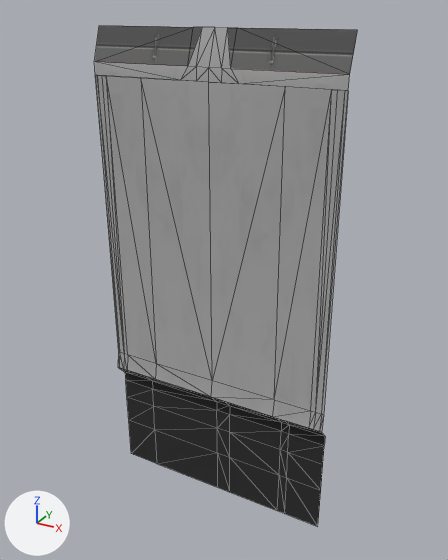
Renders of the glTF model public/assets/futurist/fut-painel-astra.gltf from each side of a commit.
Before and after are seen from a 50 mm lens placed at (1.13, -1.96, 2.06), pointed at (0.03, 0.04, 1.06). The axes (+X, +Y, +Z) are drawn at lower left. The lights are the same throughout. The first picture is the older version. Mesh edges are drawn as thin lines. Where no turn or scale is listed for an object, it has been applied to the vertices. Vertices at exactly the same position are counted once.

The first picture shows 'WallAstra_Straight_Flat'.
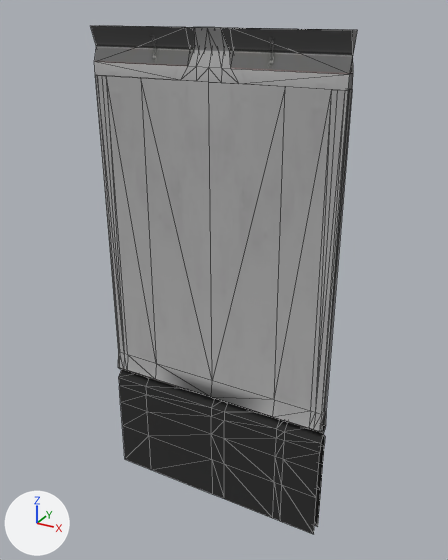
Where the newer file only moved an object's origin or applied its transform, the numbers keep the older frame.

Pixel boxes (x1, y1, x2, y2) of what changed, in the pictures (448 x 560 px):
```json
{"object": "WallAstra_Straight_Flat", "change": "reshaped", "before": [94, 25, 358, 526], "after": [91, 25, 357, 534]}
{"part": 1, "of": "me_plane_162", "change": "added", "after": [91, 26, 353, 534]}
```

Edits to the scene script, one JSON object a line:
```json
{"block": "me_plane_162", "where": "# used by ob_wallastra_straight_flat; location = (0.0, 0.0, 1.0)"}
{"op": "remove", "block": "me_plane_162", "code": "me_plane_162.from_pydata(...)  # 90 vertices, 124 faces; spans x -0.5..0.5, y -0.03..0.03, z -1.0..1.0"}
{"op": "add", "block": "me_plane_162", "code": "me_plane_162.from_pydata(...)  # 180 vertices, 248 faces; spans x -0.5..0.5, y -0.03..0.03, z -1.0..1.0"}
{"block": "me_plane_162", "change": "me_plane_162 part 1: the loose piece of 90 vertices spanning x -0.5..0.5, y -0.03..0.03, z -1.0..1.0 is copied, and the copy is mirrored in y about its middle; it spans x -0.5..0.5, y -0.03..0.03, z -1.0..1.0"}
```
